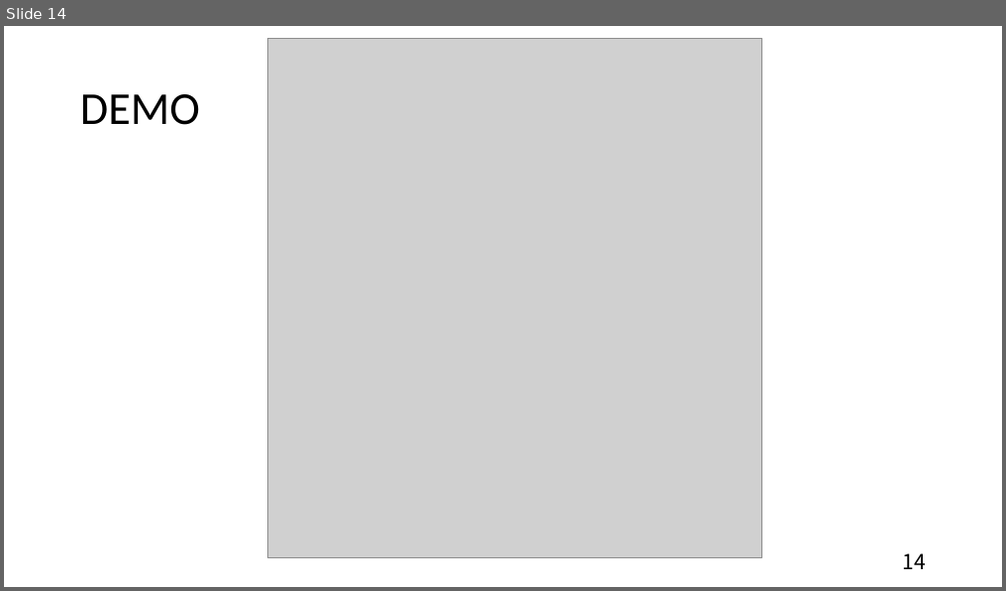
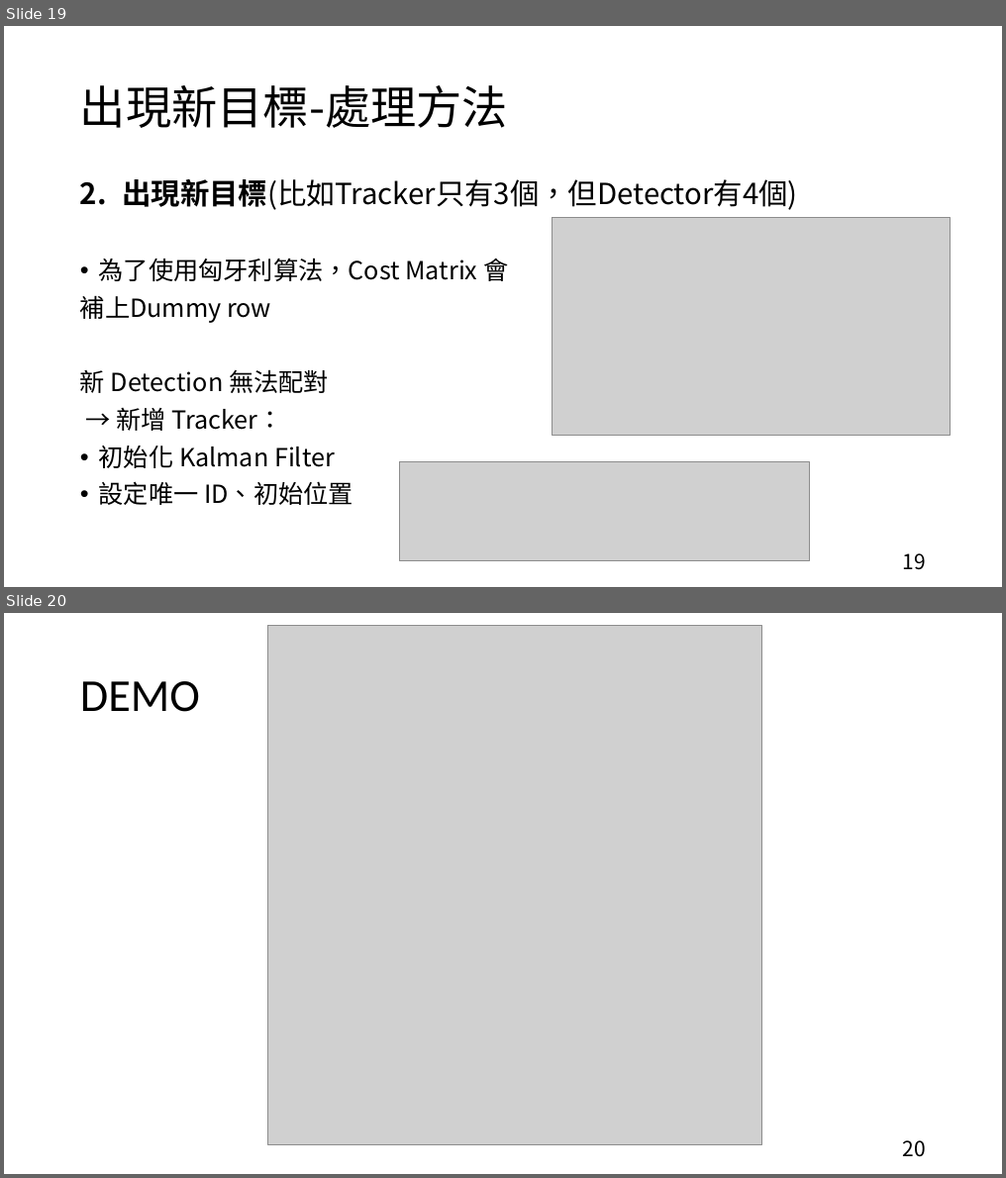
Before and after one commit to hcjohn463/Radar-tracking, a slide deck: proposal/0415/0415.pptx. Shown one above the other, each under a label of ours: slide 14 before the commit, slides 19 and 20 after it. The pictures are 1006x591 and 1006x1178 pixels, drawn with LibreOffice and Linux fonts; fonts in the diff are those of the drawing; grey boxes stand for pictures. Boxes give left, top, right and bottom in pixels: in the first picture for what was removed or moved away, otherwise in the second. Text is boxed around its words. In the diff, an @@ line names an element or a change of style, - is before the commit and + after.

```diff
--- a/proposal/0415/0415.pptx
+++ b/proposal/0415/0415.pptx
@@ slide 19 added at (4, 26, 1002, 587), background #FFFFFF @@
@@ title added at (80, 85, 508, 128), 44 pt, text #000000 @@
+出現新目標-處理方法
@@ text added at (80, 179, 797, 505), 24 pt, text #000000 @@
+2. 出現新目標(比如Tracker只有3個，但Detector有4個)
+• 為了使用匈牙利算法，Cost Matrix 會
+補上Dummy row
+新 Detection 無法配對
+→ 新增 Tracker：
+• 初始化 Kalman Filter
+• 設定唯一 ID、初始位置
@@ picture added at (552, 218, 950, 436) @@
@@ picture added at (400, 463, 810, 562) @@
@@ page number added at (903, 554, 926, 570), 20 pt, text #000000 @@
+19
@@ what was slide 14 is now slide 20 @@
@@ page number at (903, 1141, 926, 1157): text changed @@
-14
+20
```
Also in this commit, not shown: 9 slides changed, 7 other slides added, 2 slides removed, 15 other files.
